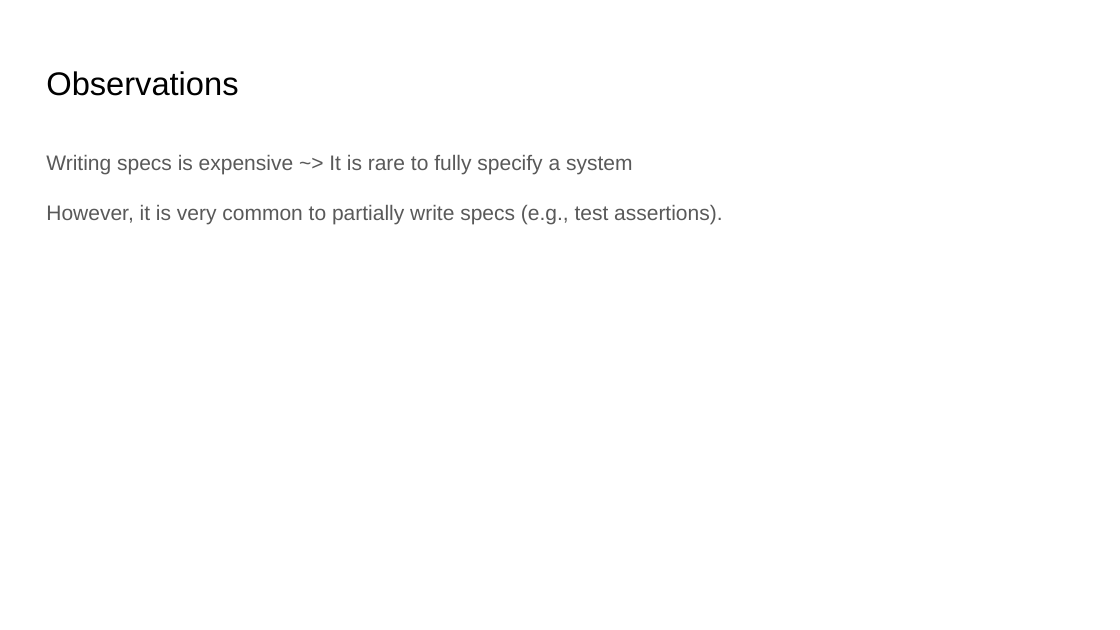
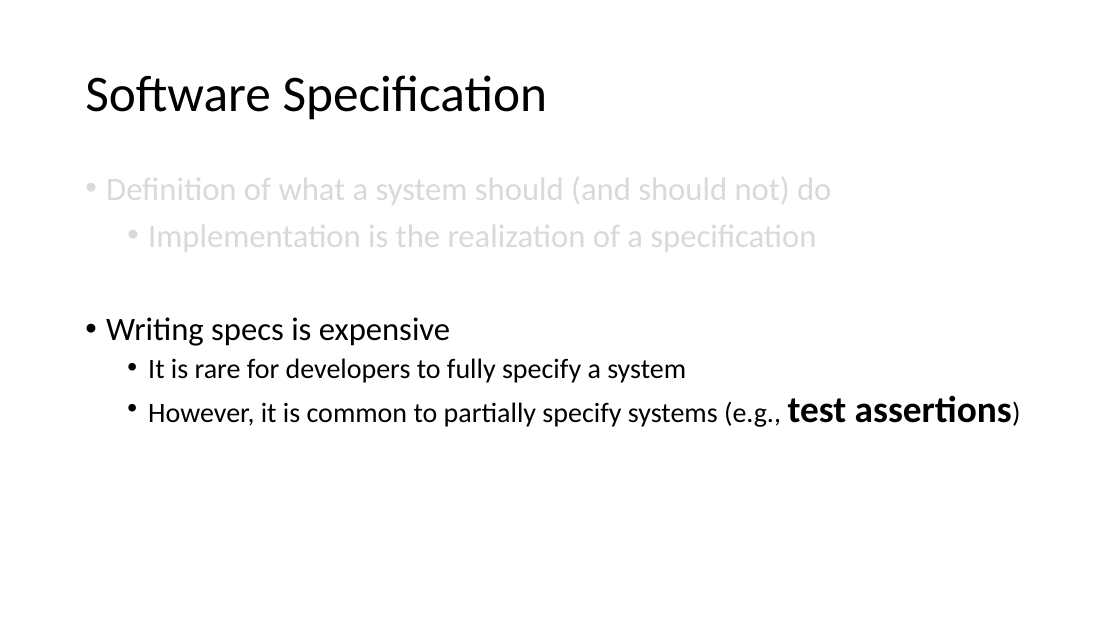
Before and after one commit to damorim/testing-cin-minicourse, a slide deck: slide 43 of testing-minicourse.pptx (slide 20 before the commit). Drawn at 1120x630 pixels with LibreOffice and Linux fonts; fonts in the diff are those of the drawing. Boxes give left, top, right and bottom in pixels: in the first picture for what was removed or moved away, otherwise in the second. Text is boxed around its words. In the diff, an @@ line names an element or a change of style, - is before the commit and + after.

```diff
--- a/testing-minicourse.pptx
+++ b/testing-minicourse.pptx
@@ text removed at (46,71,238,96) @@
-Observations
@@ text added at (85,75,548,120), 44 pt, text #000000 @@
+Software Specification
@@ text at (106,169,1012,427): text changed; size 18 to 28 pt; font Arial to Calibri; text colour #595959 to #000000 @@
-Writing specs is expensive ~> It is rare to fully specify a system
-However, it is very common to partially write specs (e.g., test assertions).
+• Definition of what a system should (and should not) do
+  • Implementation is the realization of a specification
+• Writing specs is expensive
+  • It is rare for developers to fully specify a system
+  • However, it is common to partially specify systems (e.g., test assertions)
```
Also in this commit, not shown: 20 other slides changed, 45 slides added, 18 slides removed.
